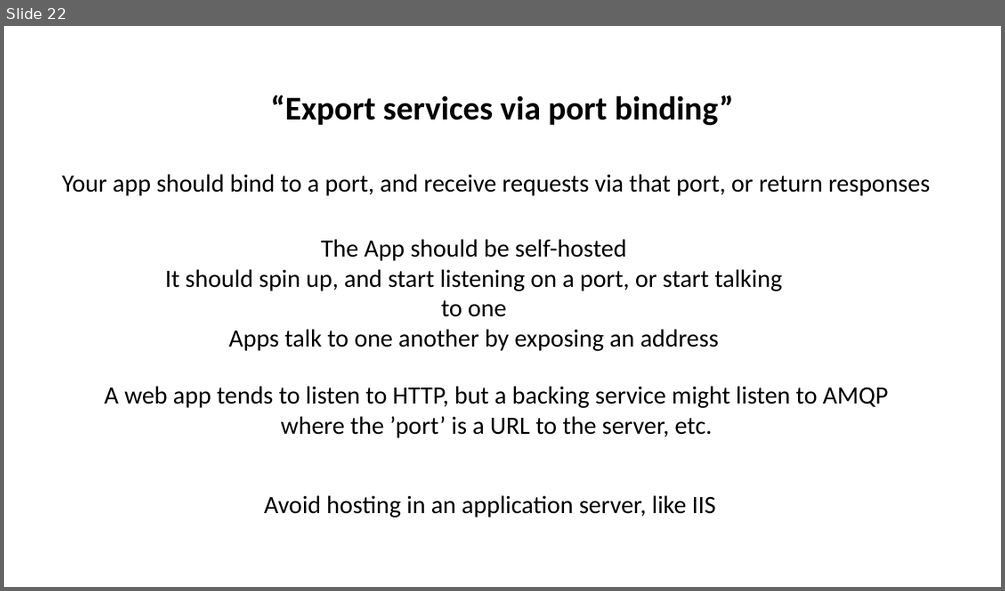
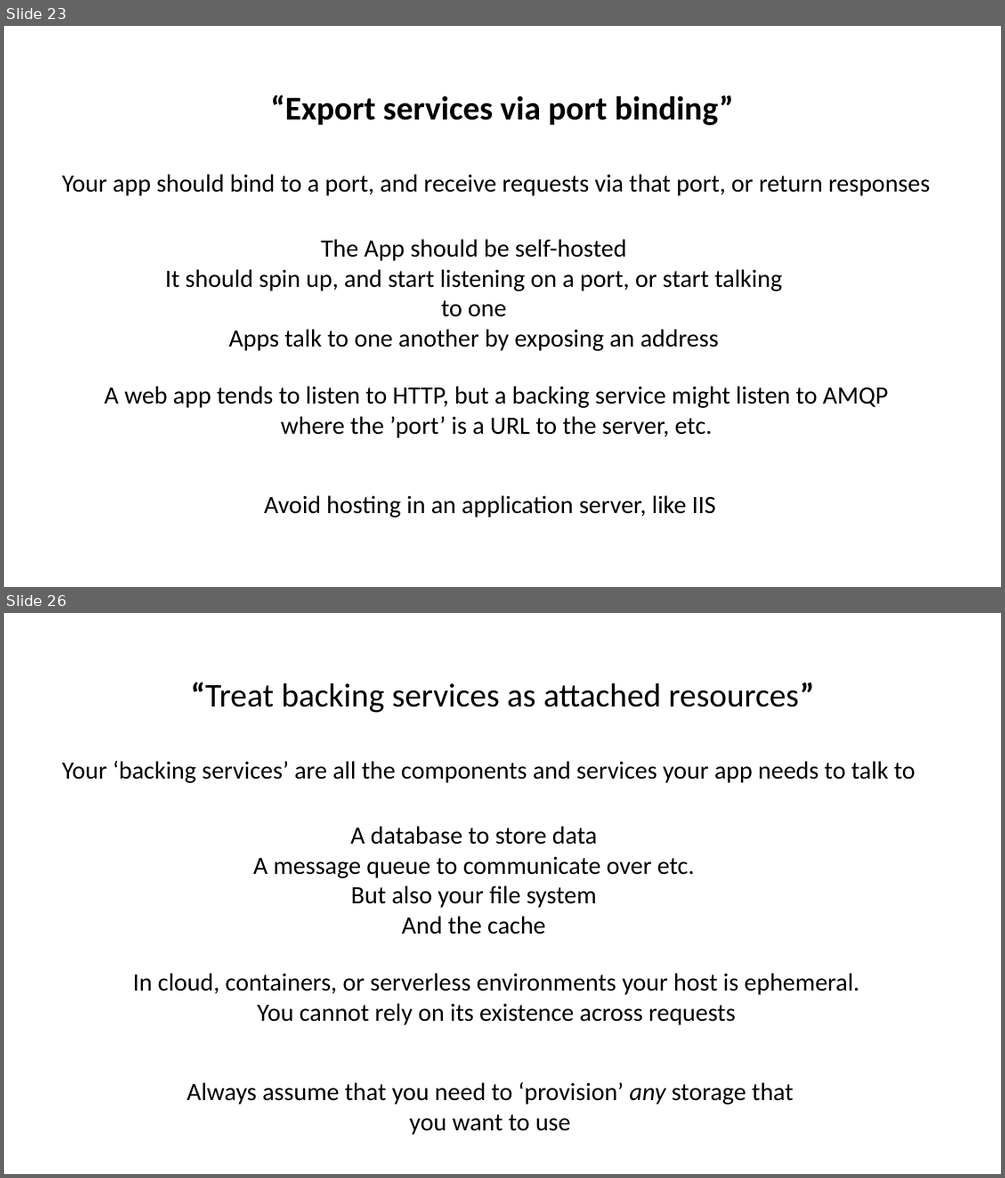
Before and after one commit to iancooper/Presentations, a slide deck: 12-factor apps in .NET (Short).pptx. Shown one above the other, each under a label of ours: slide 22 before the commit, slides 23 and 26 after it; the slides between them are not shown. The pictures are 1005x591 and 1005x1178 pixels, drawn with LibreOffice and Linux fonts; fonts in the diff are those of the drawing. Boxes give left, top, right and bottom in pixels: in the first picture for what was removed or moved away, otherwise in the second. Text is boxed around its words. In the diff, an @@ line names an element or a change of style, - is before the commit and + after.

```diff
--- a/12-factor apps in .NET (Short).pptx
+++ b/12-factor apps in .NET (Short).pptx
@@ slide 26 added at [4, 613, 1001, 1174], background #FFFFFF @@
@@ text added at [191, 682, 815, 713], 32 pt, text #000000 @@
+“Treat backing services as attached resources”
@@ text added at [62, 761, 915, 783], 24 pt, text #000000 @@
+Your ‘backing services’ are all the components and services your app needs to talk to
@@ text added at [253, 826, 695, 934], 24 pt, text #000000 @@
+A database to store data
+A message queue to communicate over etc.
+But also your file system
+And the cache
@@ text added at [133, 973, 860, 1025], 24 pt, text #000000 @@
+In cloud, containers, or serverless environments your host is ephemeral.
+You cannot rely on its existence across requests
@@ text added at [186, 1082, 793, 1135], 24 pt, text #000000 @@
+Always assume that you need to ‘provision’ any storage that you want to use
@@ what was slide 22 is now slide 23 @@
```
Also in this commit, not shown: 3 slides changed, 3 other slides added, 1 slide removed.
